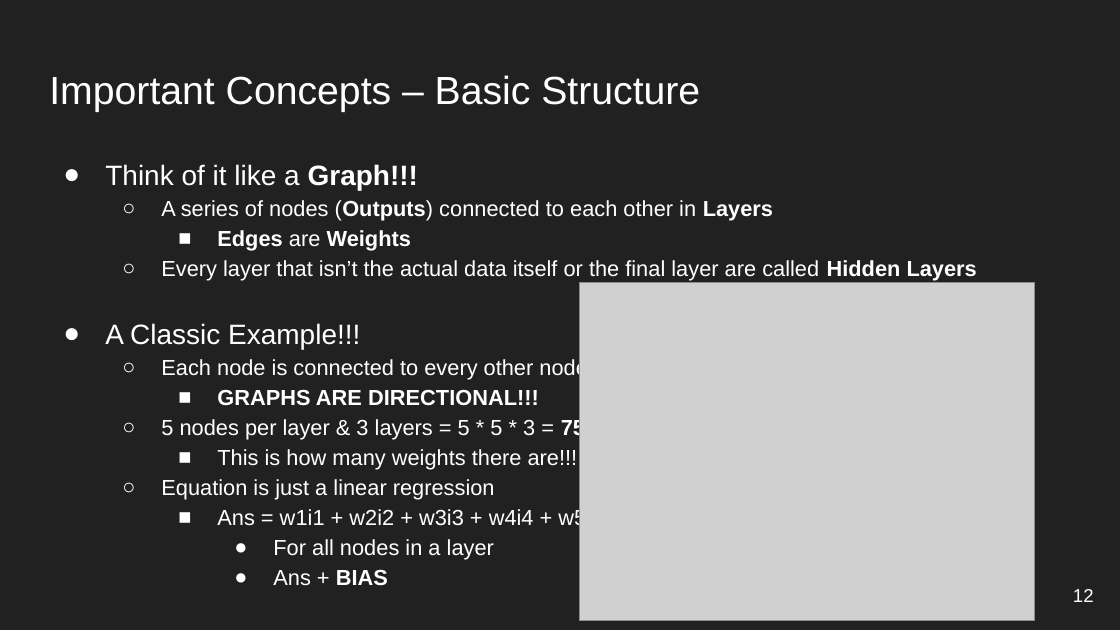
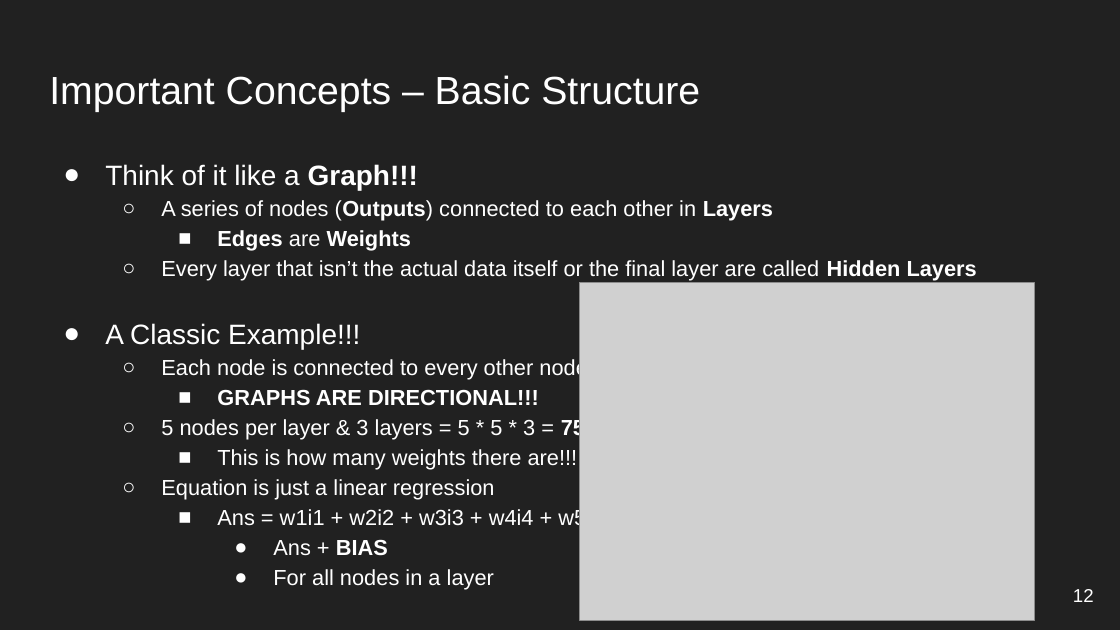
Before and after one commit to AlejandroCiuba/Guest_Lecture_LING1330, a slide deck: slide 12 of Lecture on Machine Translation, Alejandro Ciuba.pptx. Drawn at 1120x630 pixels with LibreOffice and Linux fonts; fonts in the diff are those of the drawing; grey boxes stand for pictures. Boxes give left, top, right and bottom in pixels: in the first picture for what was removed or moved away, otherwise in the second. Text is boxed around its words. In the diff, an @@ line names an element or a change of style, - is before the commit and + after.

```diff
--- a/Lecture on Machine Translation, Alejandro Ciuba.pptx
+++ b/Lecture on Machine Translation, Alejandro Ciuba.pptx
@@ text at (273, 539, 388, 556): paragraph added @@
+      ● Ans + BIAS
@@ text at (273, 569, 388, 586): paragraph removed @@
-      ● Ans + BIAS
```
Also in this commit, not shown: 1 other slide changed, 1 other file.
